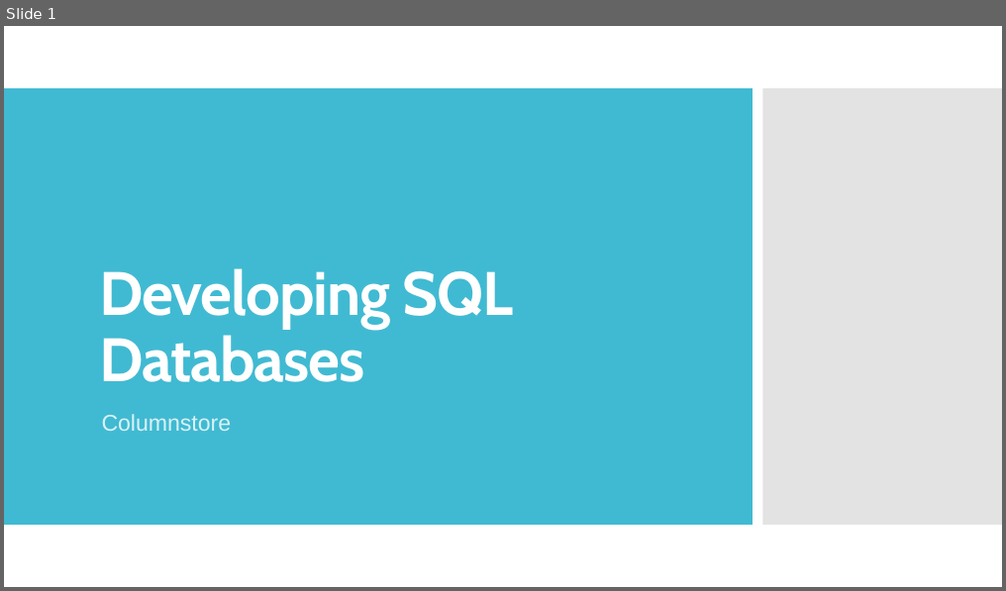
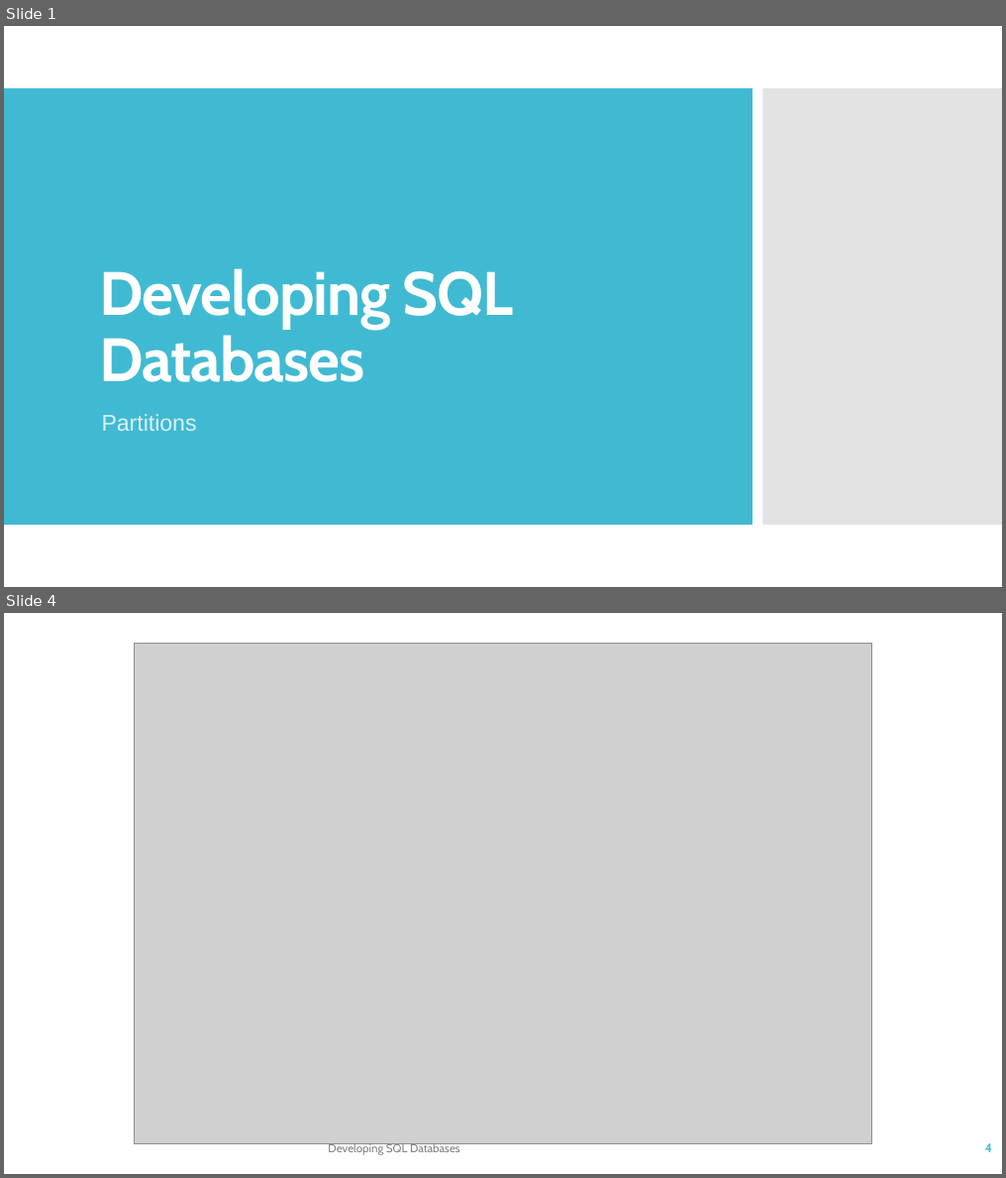
Before and after one commit to TKostyrka/70762DevSQLDB, a slide deck: DEVSQL_05_ColumnStoreIndex/DEVSQL_05A_Partitions.pptx. Shown one above the other, each under a label of ours: slide 1 before the commit, slides 1 and 4 after it; the slides between them are not shown. The pictures are 1006x591 and 1006x1178 pixels, drawn with LibreOffice and Linux fonts; fonts in the diff are those of the drawing; grey boxes stand for pictures. Boxes give left, top, right and bottom in pixels: in the first picture for what was removed or moved away, otherwise in the second. Text is boxed around its words. In the diff, an @@ line names an element or a change of style, - is before the commit and + after.

```diff
--- a/DEVSQL_05_ColumnStoreIndex/DEVSQL_05A_Partitions.pptx
+++ b/DEVSQL_05_ColumnStoreIndex/DEVSQL_05A_Partitions.pptx
@@ slide 4 added at (4, 613, 1002, 1174), background #FFFFFF @@
@@ picture added at (135, 643, 871, 1145) @@
@@ text added at (328, 1144, 460, 1156), 11 pt, text #808080 @@
+Developing SQL Databases
@@ page number added at (985, 1144, 992, 1153), 12 pt, text #40BAD2, bold @@
+4
@@ slide 1 changed as well @@
@@ subtitle at (102, 414, 197, 431): text changed @@
-Columnstore
+Partitions
```
Also in this commit, not shown: 6 other slides changed, 7 other slides added, 5 slides removed.
